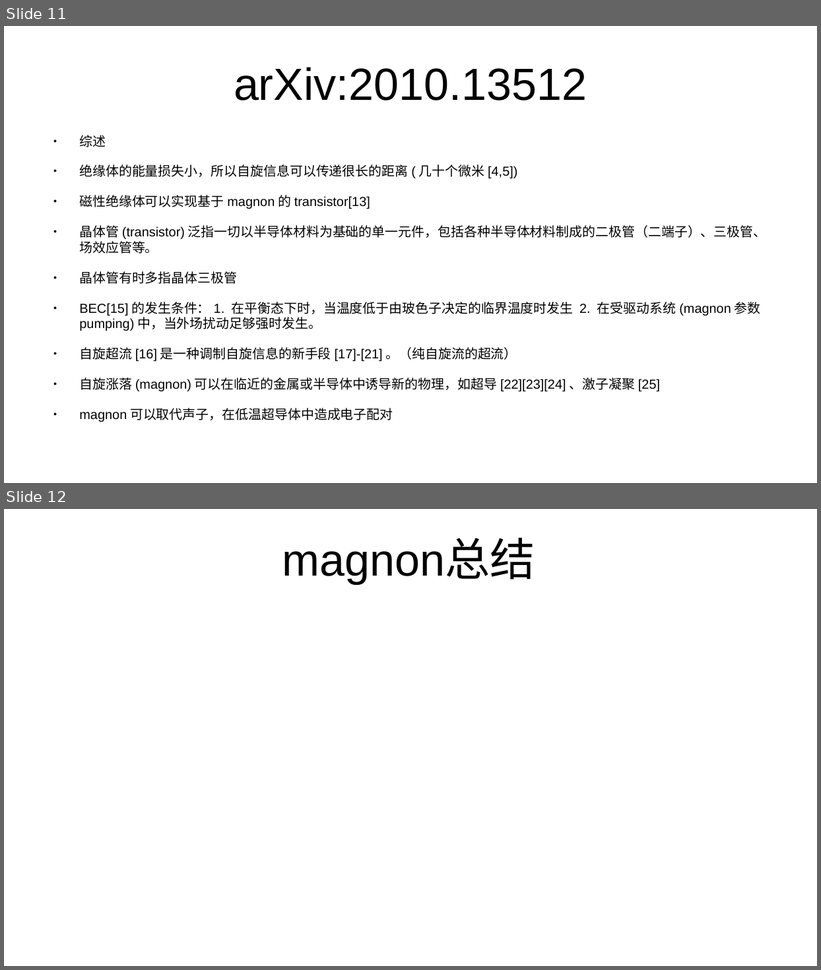
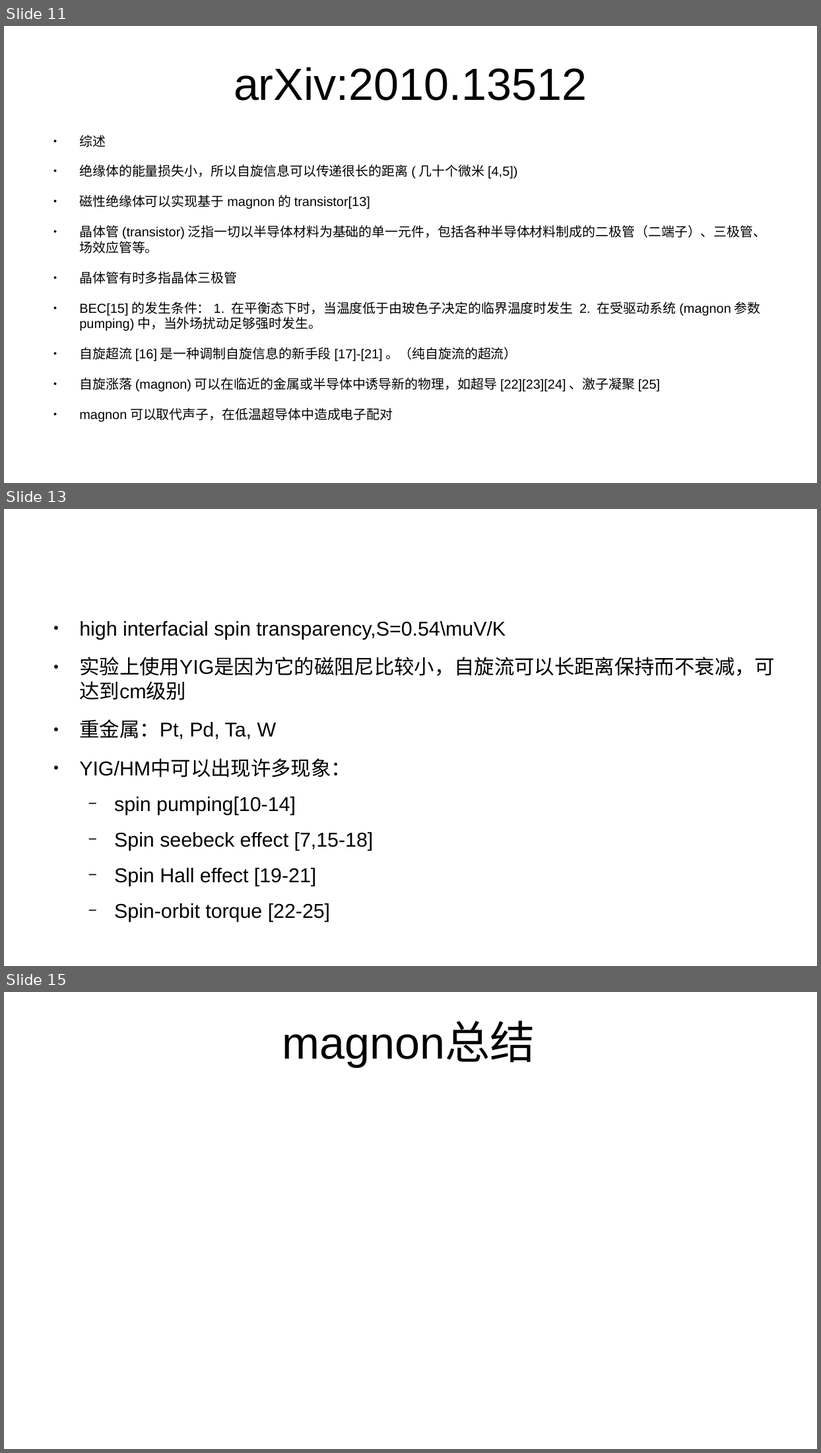
Before and after one commit to GoldenRaven/reference_reading, a slide deck: magnon.odp. Shown one above the other, each under a label of ours: slides 11 and 12 before the commit, slides 11, 13 and 15 after it; the slides between them are not shown. The pictures are 821x970 and 821x1453 pixels, drawn with LibreOffice and Linux fonts; fonts in the diff are those of the drawing. Boxes give left, top, right and bottom in pixels: in the first picture for what was removed or moved away, otherwise in the second. Text is boxed around its words. In the diff, an @@ line names an element or a change of style, - is before the commit and + after.

```diff
--- a/magnon.odp
+++ b/magnon.odp
@@ slide 13 added at (4, 509, 817, 966), background #FFFFFF @@
@@ text added at (79, 621, 775, 887), 19.6 pt, text #000000 @@
+● high interfacial spin transparency,S=0.54\muV/K
+● 实验上使用YIG是因为它的磁阻尼比较小，自旋流可以长距离保持而不衰减，可达到cm级别
+● 重金属：Pt, Pd, Ta, W
+● YIG/HM中可以出现许多现象：
+  − spin pumping[10-14]
+  − Spin seebeck effect [7,15-18]
+  − Spin Hall effect [19-21]
+  − Spin-orbit torque [22-25]
@@ what was slide 12 is now slide 15 @@
```
Also in this commit, not shown: 2 other slides added, 1 other file.
